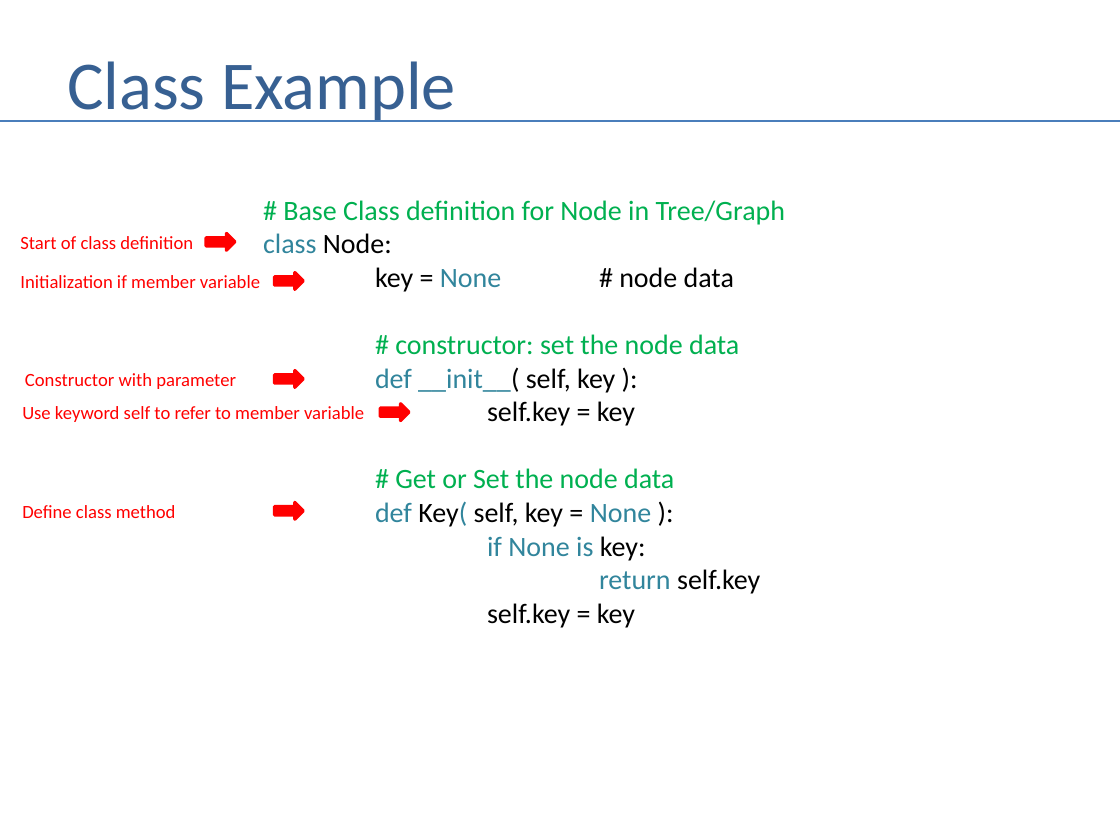
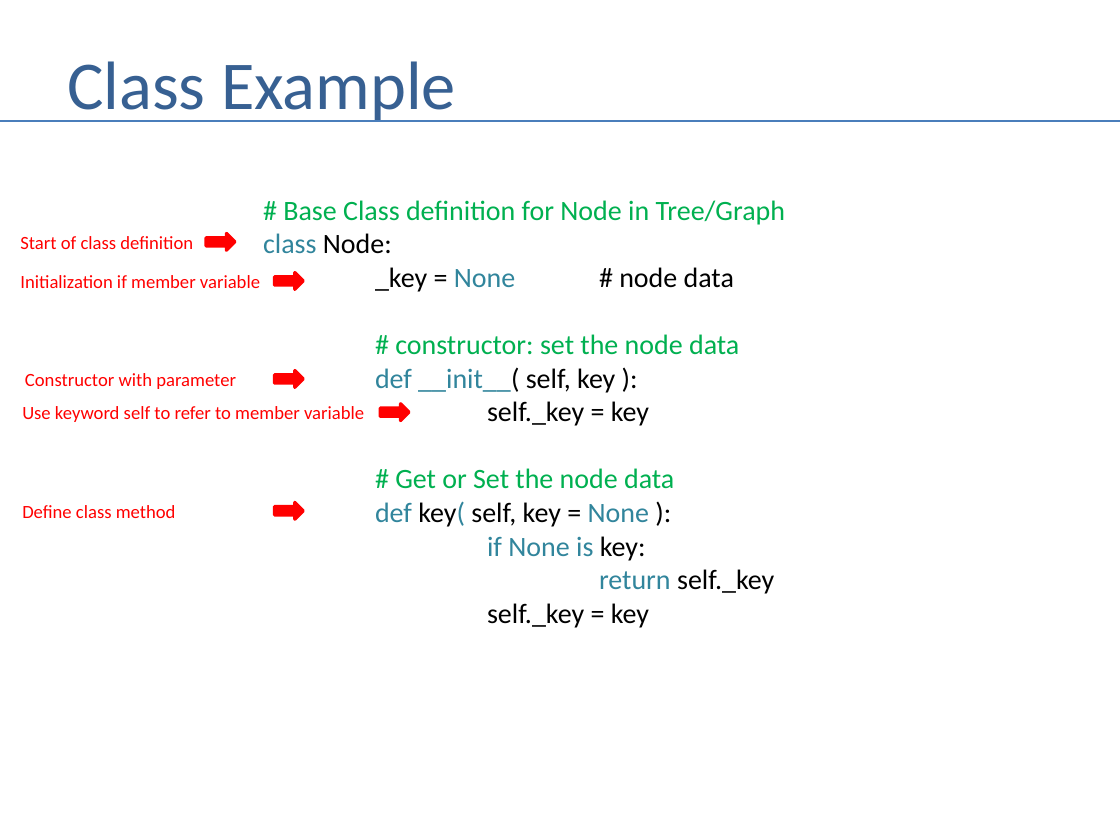
Before and after one commit to andrewferlitsch/Portland-Data-Science-Group, a slide deck: slide 3 of Presentations/Python - OOP.pptx. Drawn at 1120x840 pixels with LibreOffice and Linux fonts; fonts in the diff are those of the drawing. Boxes give left, top, right and bottom in pixels: in the first picture for what was removed or moved away, otherwise in the second. Text is boxed around its words. In the diff, an @@ line names an element or a change of style, - is before the commit and + after.

Commit message:
OOP typos

```diff
--- a/Presentations/Python - OOP.pptx
+++ b/Presentations/Python - OOP.pptx
@@ text at [375, 267, 734, 292]: text changed @@
-key = None # node data
+_key = None # node data
@@ text at [487, 401, 649, 426]: text changed @@
-self.key = key
+self._key = key
@@ text at [375, 501, 649, 527]: text changed @@
-def Key( self, key = None ):
+def key( self, key = None ):
@@ text at [487, 569, 774, 628]: text changed @@
-return self.key
-self.key = key
+return self._key
+self._key = key
```
Also in this commit, not shown: 3 other slides changed.
